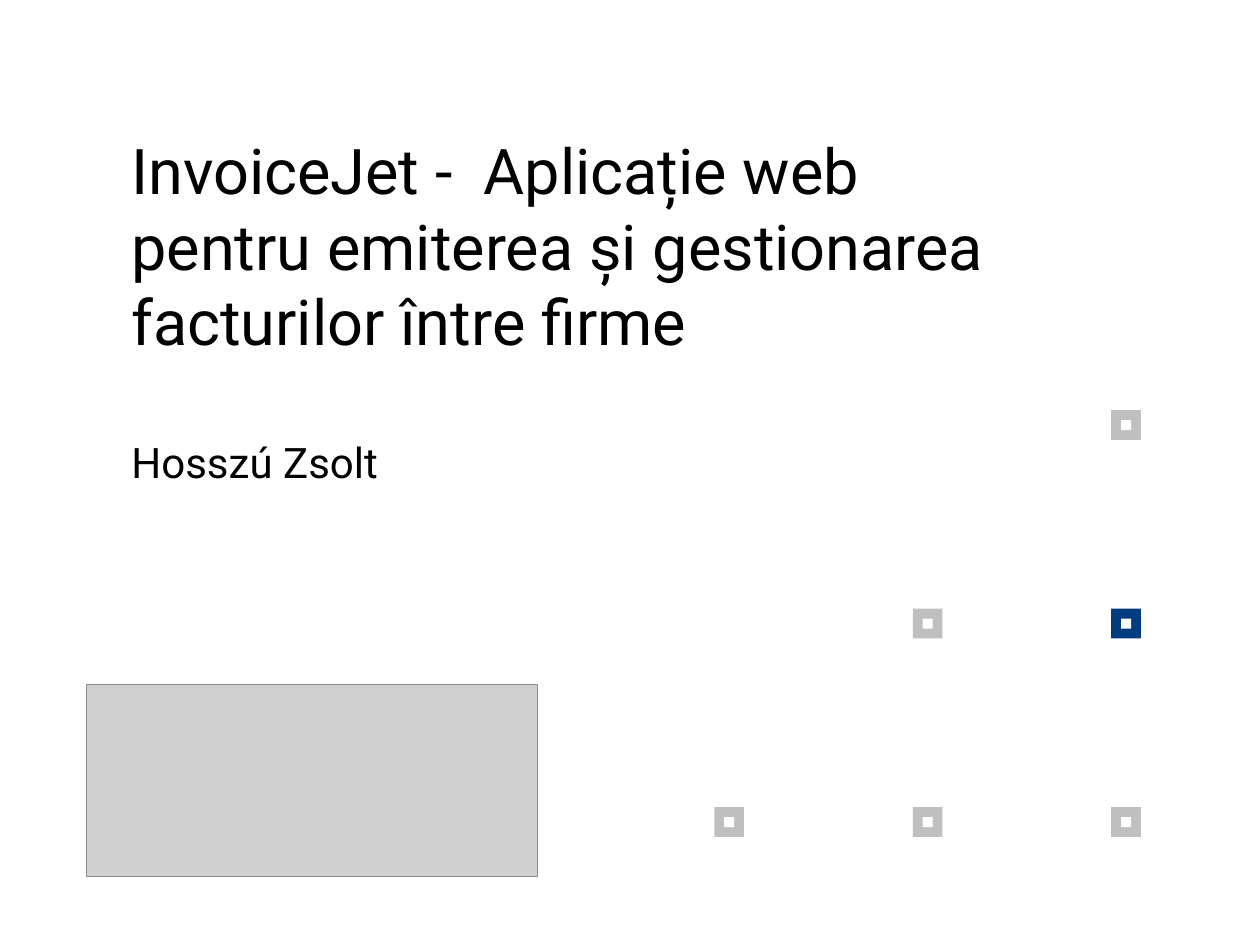
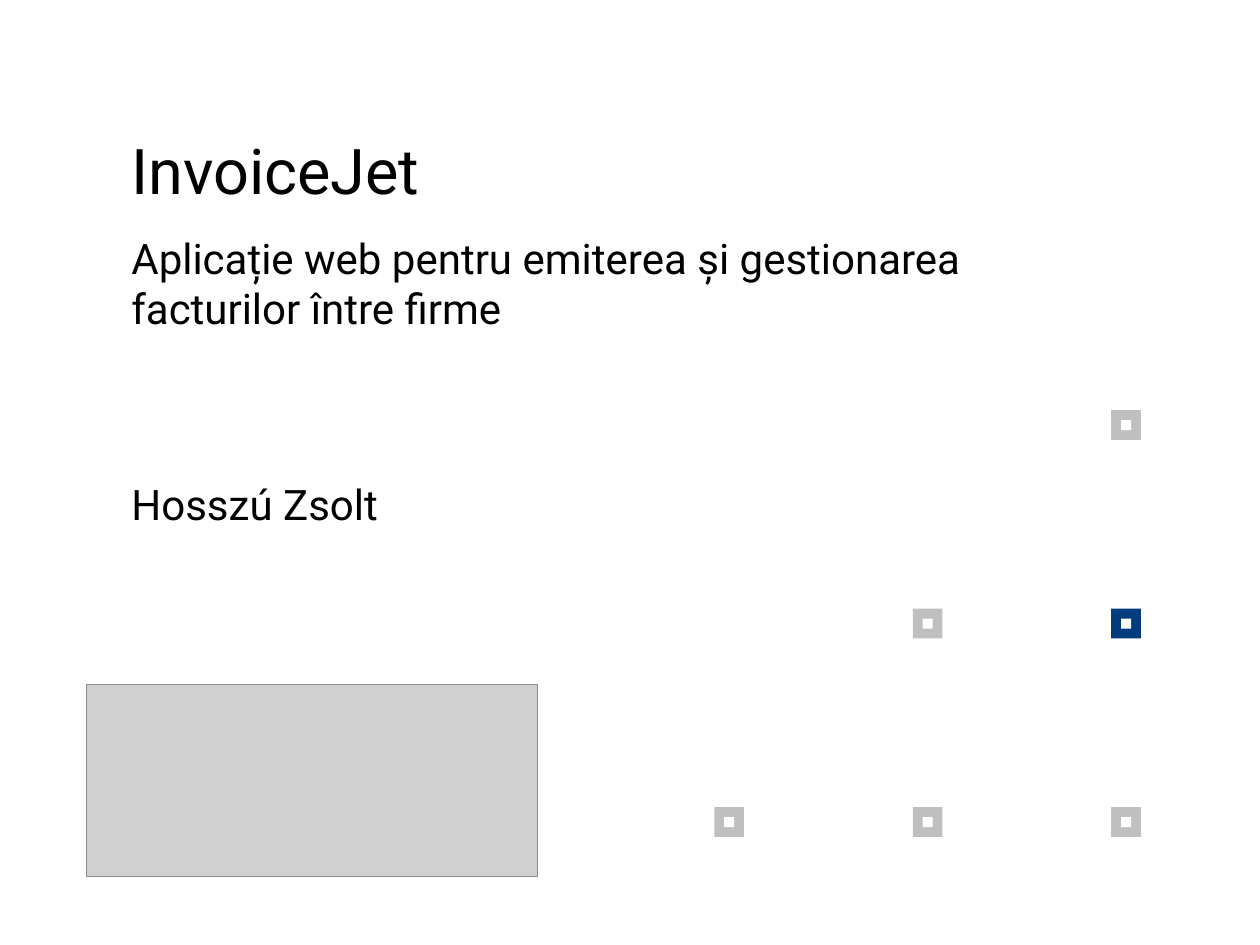
Before and after one commit to zsoltibv/InvoiceJet, a slide deck: slide 1 of Prezentare_Hosszu_Zsolt.pptx. Drawn at 1260x945 pixels with LibreOffice and Linux fonts; fonts in the diff are those of the drawing; grey boxes stand for pictures. Boxes give left, top, right and bottom in pixels: in the first picture for what was removed or moved away, otherwise in the second. Text is boxed around its words. In the diff, an @@ line names an element or a change of style, - is before the commit and + after.

Commit message:
add ppt presentation

```diff
--- a/Prezentare_Hosszu_Zsolt.pptx
+++ b/Prezentare_Hosszu_Zsolt.pptx
@@ text at (131, 148, 960, 325): text changed; size 36 to 24 pt @@
-InvoiceJet - Aplicație web pentru emiterea și gestionarea facturilor între firme
+InvoiceJet
+Aplicație web pentru emiterea și gestionarea facturilor între firme
@@ text "Hosszú Zsolt": place and size @@
-text "Hosszú Zsolt" at (131, 446, 378, 479)
+text "Hosszú Zsolt" at (131, 488, 378, 521)
```
Also in this commit, not shown: 11 slides added, 3 slides removed.
